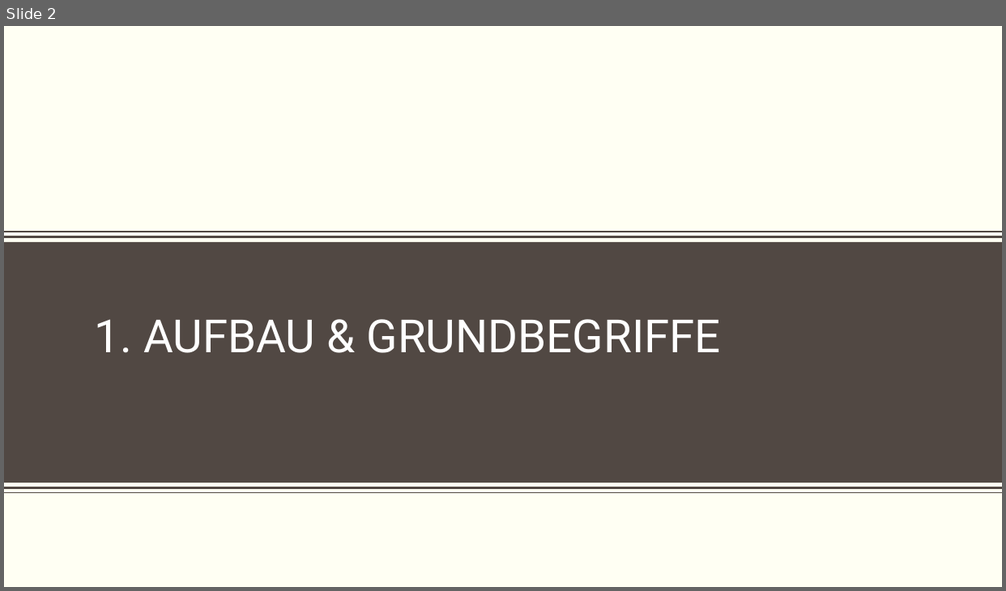
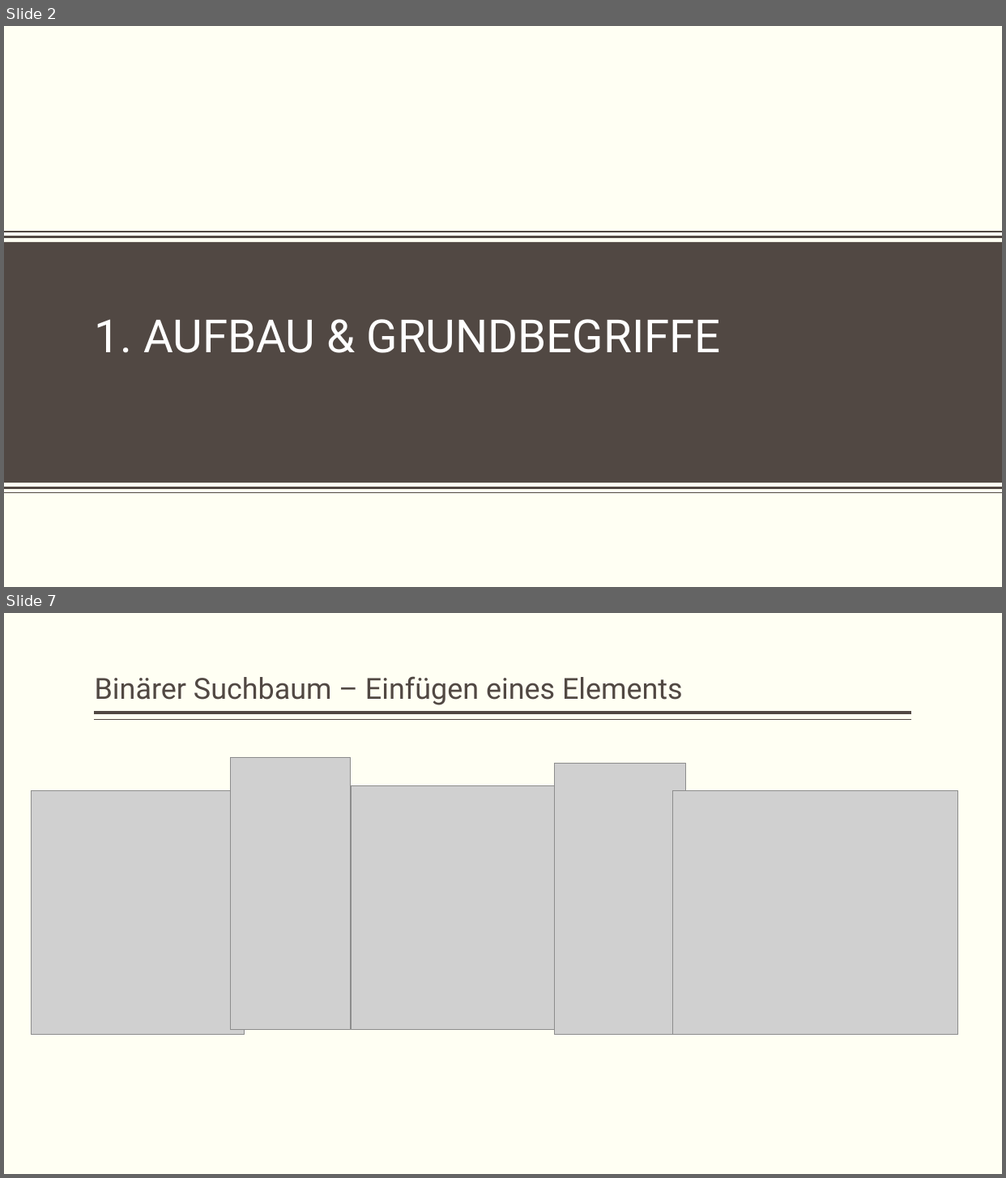
Before and after one commit to Bennet303/BinarySearchTree, a slide deck: Präsentation/BinäreSuchbäume.pptx. Shown one above the other, each under a label of ours: slide 2 before the commit, slides 2 and 7 after it; the slides between them are not shown. The pictures are 1006x591 and 1006x1178 pixels, drawn with LibreOffice and Linux fonts; fonts in the diff are those of the drawing; grey boxes stand for pictures; background and template pictures are left out. Boxes give left, top, right and bottom in pixels: in the first picture for what was removed or moved away, otherwise in the second. Text is boxed around its words. In the diff, an @@ line names an element or a change of style, - is before the commit and + after.

```diff
--- a/Präsentation/BinäreSuchbäume.pptx
+++ b/Präsentation/BinäreSuchbäume.pptx
@@ slide 7 added at (4,613,1002,1174), background #FFFFF3 @@
@@ title added at (95,676,683,705), 28 pt, text #514843 @@
+Binärer Suchbaum – Einfügen eines Elements
@@ line added from (912, 713) to (95, 713), #514843 3 pt @@
@@ line added from (912, 720) to (95, 720), #514843 1 pt @@
@@ picture added at (230,758,351,1030) @@
@@ picture added at (555,764,686,1035) @@
@@ picture added at (31,791,245,1035) @@
@@ picture added at (351,786,554,1030) @@
@@ picture added at (673,791,958,1035) @@
```
Also in this commit, not shown: 2 slides changed, 8 other slides added.
